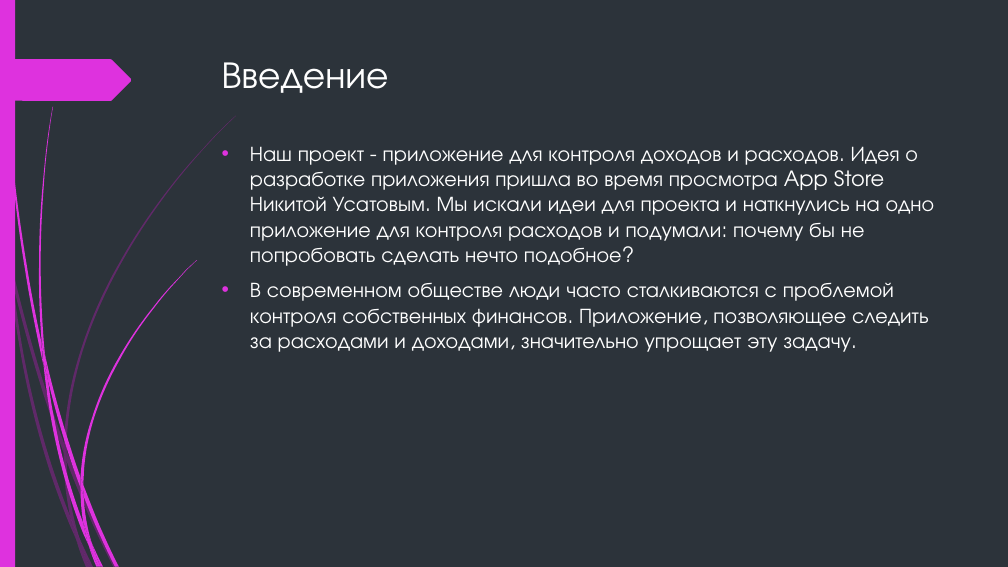
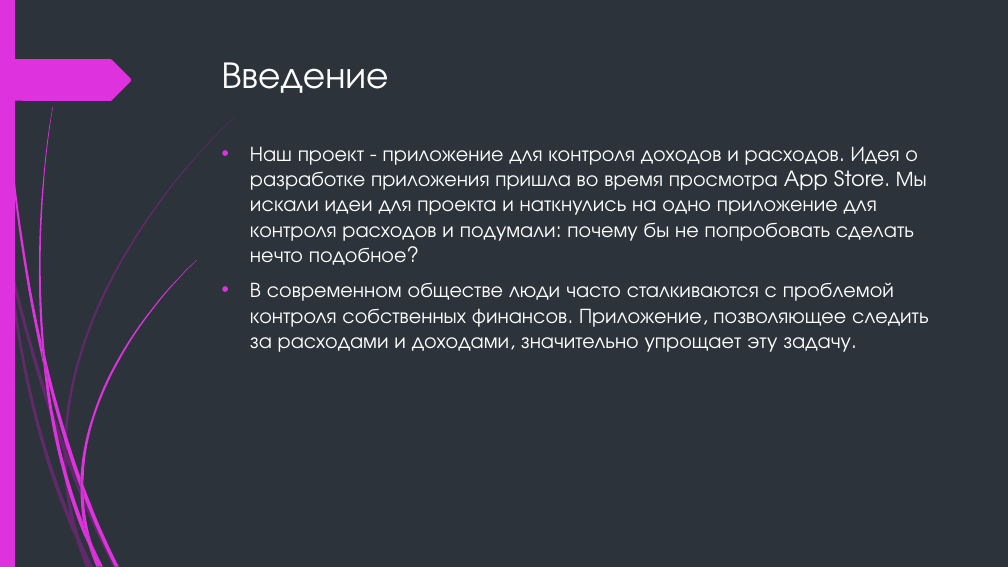
Before and after one commit to Protocs/OkayMoney, a slide deck: slide 3 of demo/OkayMoney.pptx. Drawn at 1008x567 pixels with LibreOffice and Linux fonts; fonts in the diff are those of the drawing. Boxes give left, top, right and bottom in pixels: in the first picture for what was removed or moved away, otherwise in the second. Text is boxed around its words. In the diff, an @@ line names an element or a change of style, - is before the commit and + after.

```diff
--- a/demo/OkayMoney.pptx
+++ b/demo/OkayMoney.pptx
@@ text at bbox=[250, 146, 927, 265]: text changed @@
-• Наш проект - приложение для контроля доходов и расходов. Идея о разработке приложения пришла во время просмотра App Store Никитой Усатовым. Мы искали идеи для проекта и наткнулись на одно приложение для контроля расходов и подумали: почему бы не попробовать сделать нечто подобное?
+• Наш проект - приложение для контроля доходов и расходов. Идея о разработке приложения пришла во время просмотра App Store. Мы искали идеи для проекта и наткнулись на одно приложение для контроля расходов и подумали: почему бы не попробовать сделать нечто подобное?
```
Also in this commit, not shown: 4 other slides changed.
